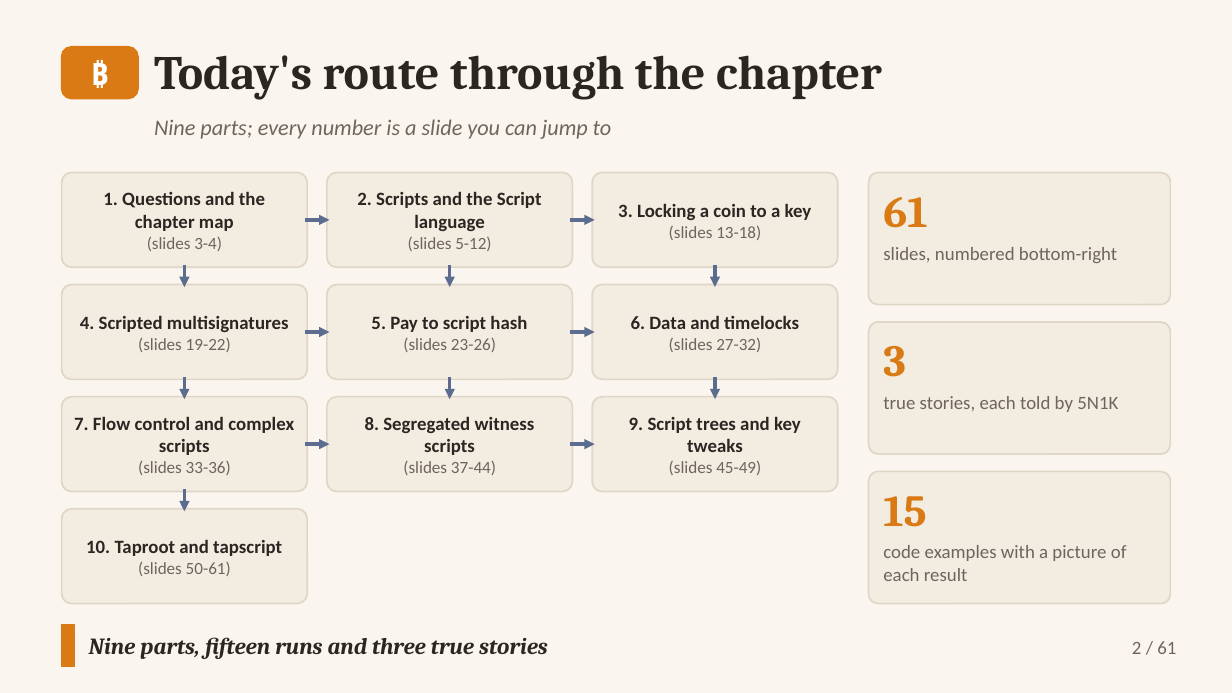
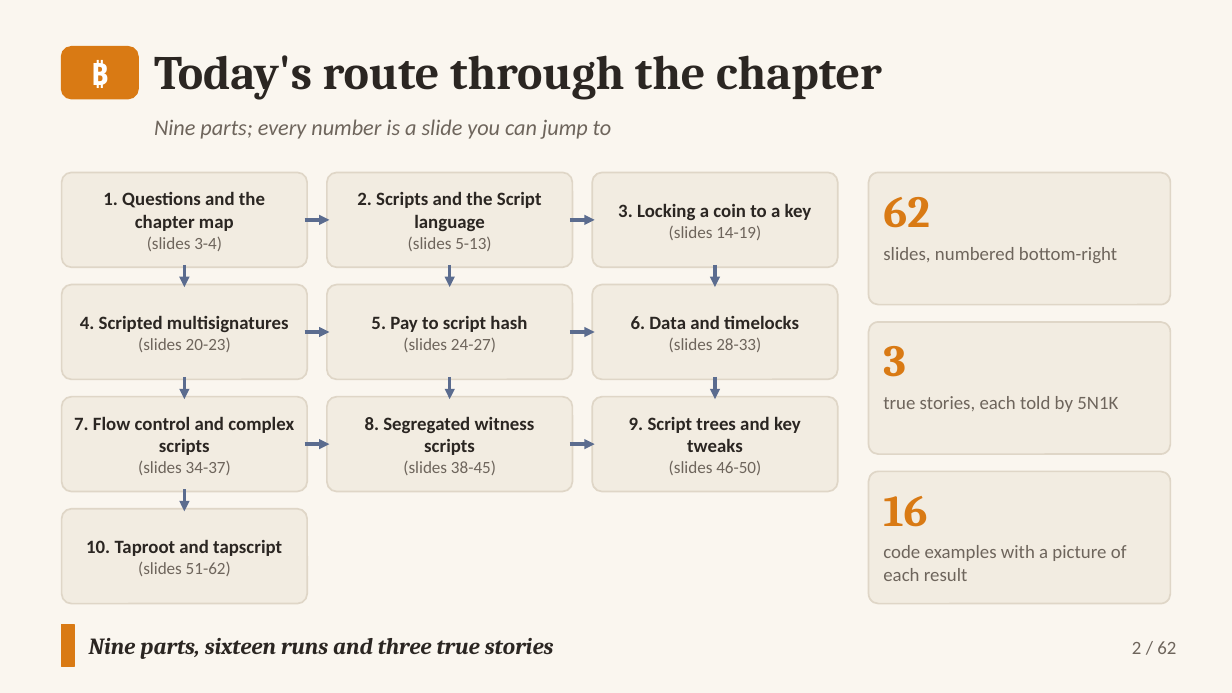
Before and after one commit to altunelyusuf/SEN0401, a slide deck: slide 2 of 03-materials/ch07/SEN0401_Ch07_AuthorizationAuthentication_3e_v2_6_0.pptx. Drawn at 1232x693 pixels with LibreOffice and Linux fonts; fonts in the diff are those of the drawing. Boxes give left, top, right and bottom in pixels: in the first picture for what was removed or moved away, otherwise in the second. Text is boxed around its words. In the diff, an @@ line names an element or a change of style, - is before the commit and + after.

```diff
--- a/03-materials/ch07/SEN0401_Ch07_AuthorizationAuthentication_3e_v2_6_0.pptx
+++ b/03-materials/ch07/SEN0401_Ch07_AuthorizationAuthentication_3e_v2_6_0.pptx
@@ text at [883,197,929,228]: text changed @@
-61
+62
@@ text at [408,237,491,251]: text changed @@
-(slides 5-12)
+(slides 5-13)
@@ text at [669,226,761,240]: text changed @@
-(slides 13-18)
+(slides 14-19)
@@ text at [138,338,231,352]: text changed @@
-(slides 19-22)
+(slides 20-23)
@@ text at [403,338,496,352]: text changed @@
-(slides 23-26)
+(slides 24-27)
@@ text at [669,338,761,352]: text changed @@
-(slides 27-32)
+(slides 28-33)
@@ text at [138,461,231,475]: text changed @@
-(slides 33-36)
+(slides 34-37)
@@ text at [403,461,496,475]: text changed @@
-(slides 37-44)
+(slides 38-45)
@@ text at [669,461,761,475]: text changed @@
-(slides 45-49)
+(slides 46-50)
@@ text at [883,496,927,527]: text changed @@
-15
+16
@@ text at [138,562,231,576]: text changed @@
-(slides 50-61)
+(slides 51-62)
@@ text at [89,638,554,659]: text changed @@
-Nine parts, fifteen runs and three true stories
+Nine parts, sixteen runs and three true stories
@@ text at [1132,641,1176,654]: text changed @@
-2 / 61
+2 / 62
```
Also in this commit, not shown: 60 other slides changed, 1 slide added, 8 other files.
